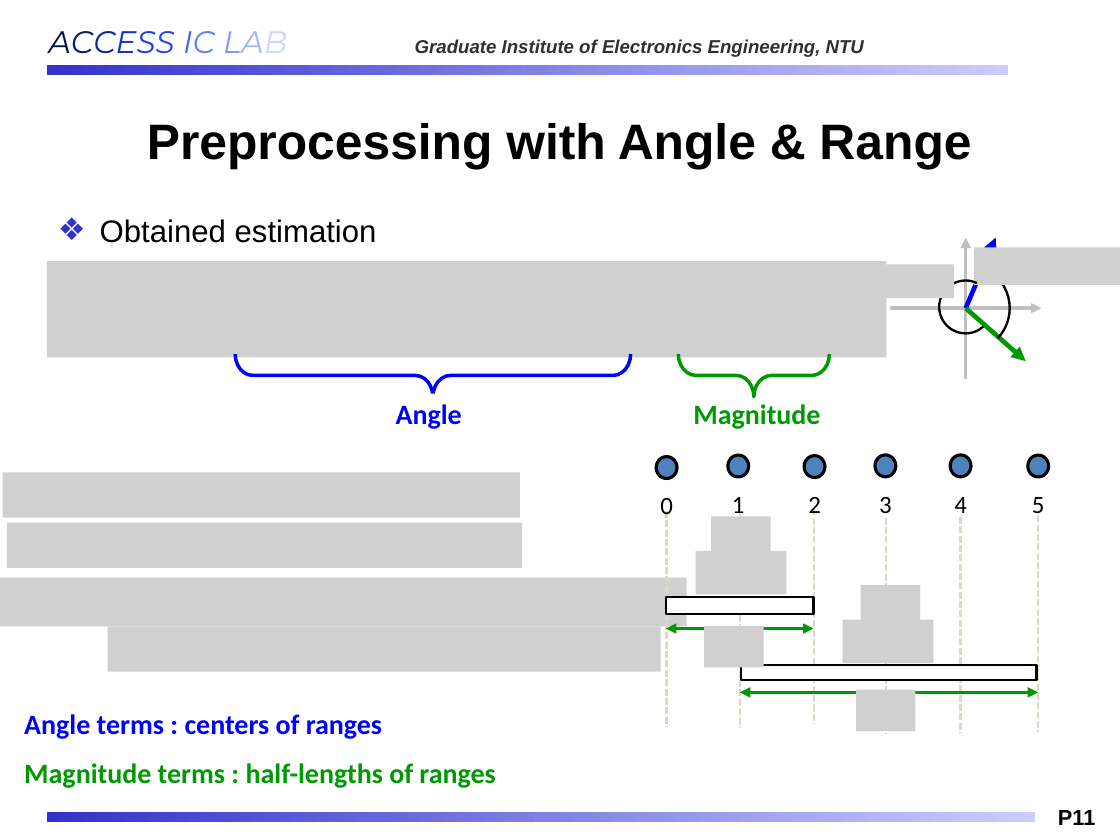
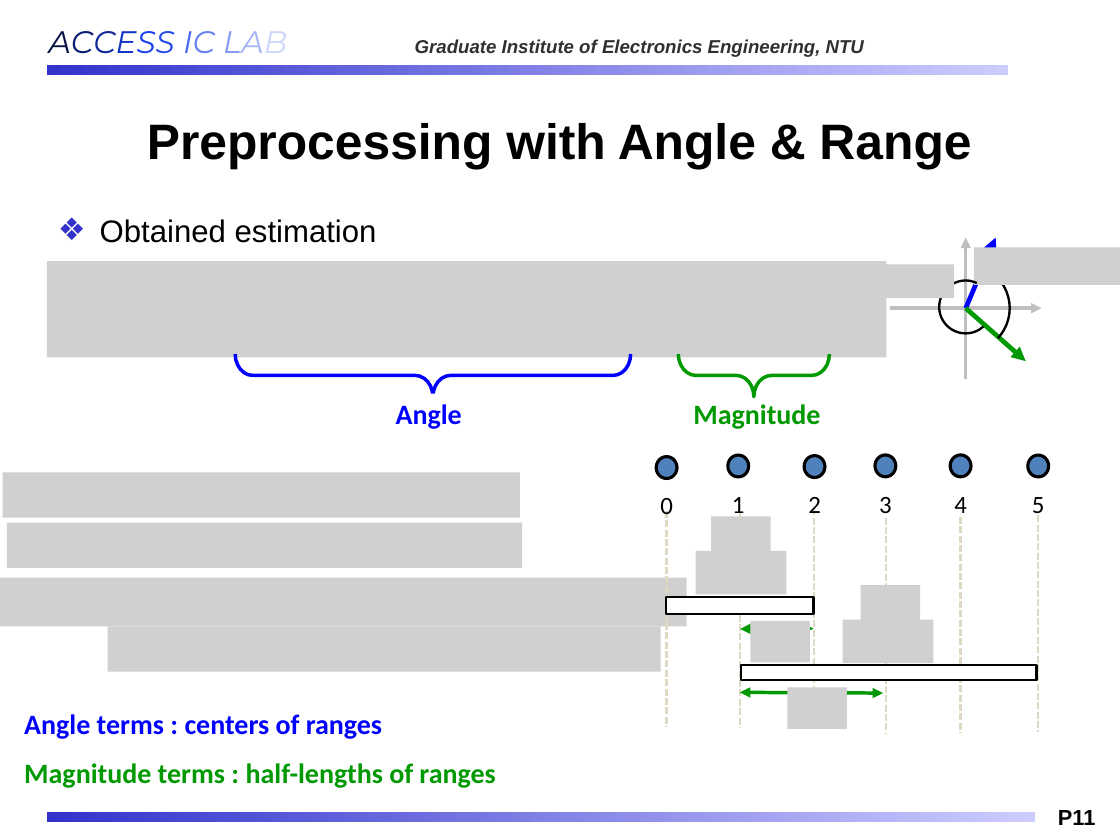
Before and after one commit to Oniontow/AndyWu_Project, a slide deck: slide 11 of ppt_mxic/MXIC_20260223.pptx. Drawn at 1120x840 pixels with LibreOffice and Linux fonts; fonts in the diff are those of the drawing; grey boxes stand for pictures; background and template pictures are left out. Boxes give left, top, right and bottom in pixels: in the first picture for what was removed or moved away, otherwise in the second. Text is boxed around its words. In the diff, an @@ line names an element or a change of style, - is before the commit and + after.

Commit message:
123

```diff
--- a/ppt_mxic/MXIC_20260223.pptx
+++ b/ppt_mxic/MXIC_20260223.pptx
@@ picture removed at [704, 626, 764, 668] @@
@@ double arrow moved from (666, 628) - (813, 628) to (740, 629) - (813, 628) @@
@@ picture added at [750, 620, 810, 662] @@
@@ picture added at [787, 688, 847, 729] @@
@@ double arrow moved from (740, 692) - (1038, 692) to (740, 692) - (883, 693) @@
@@ picture removed at [856, 690, 915, 731] @@
```
Also in this commit, not shown: 2 other slides changed.
